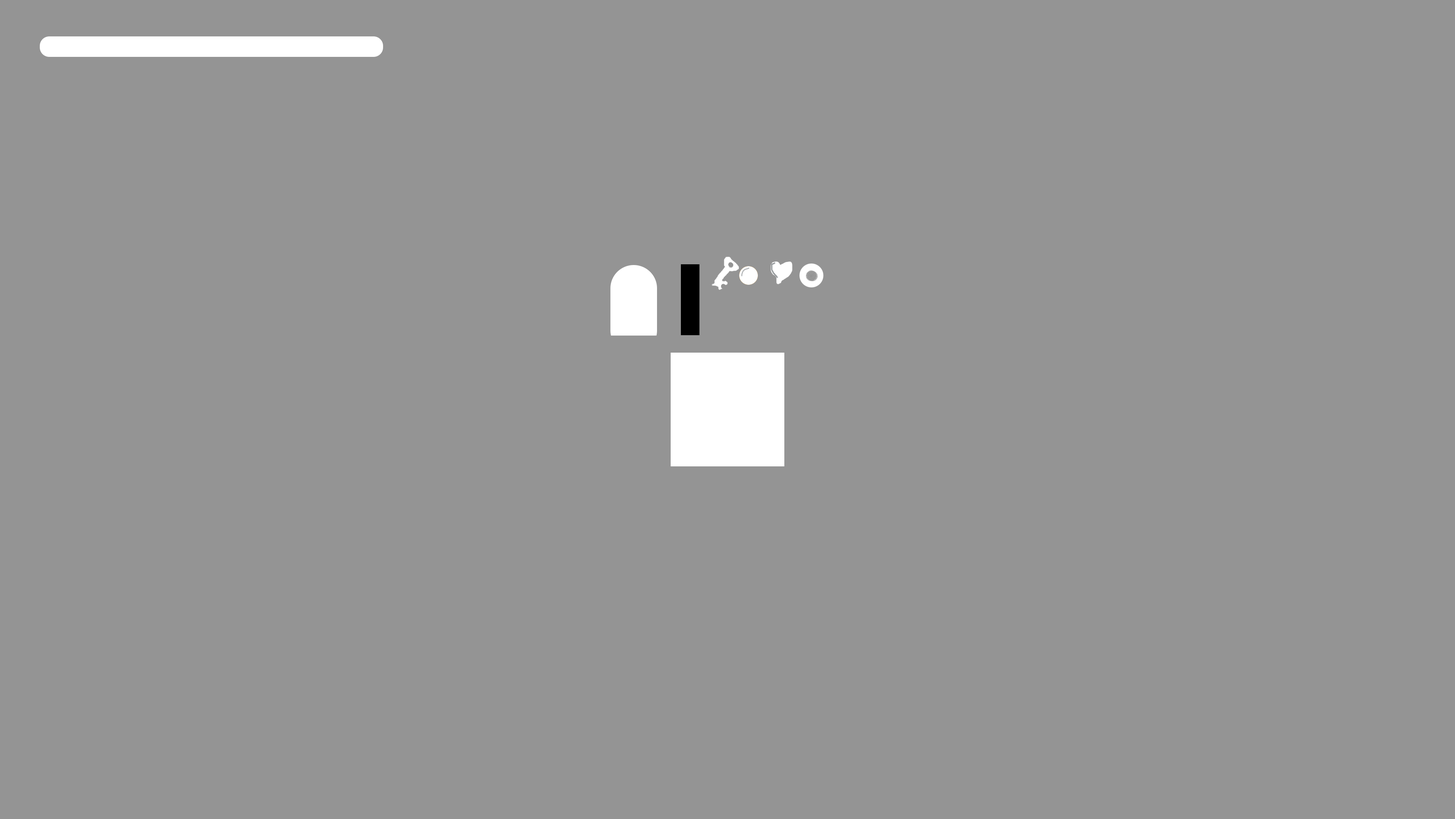
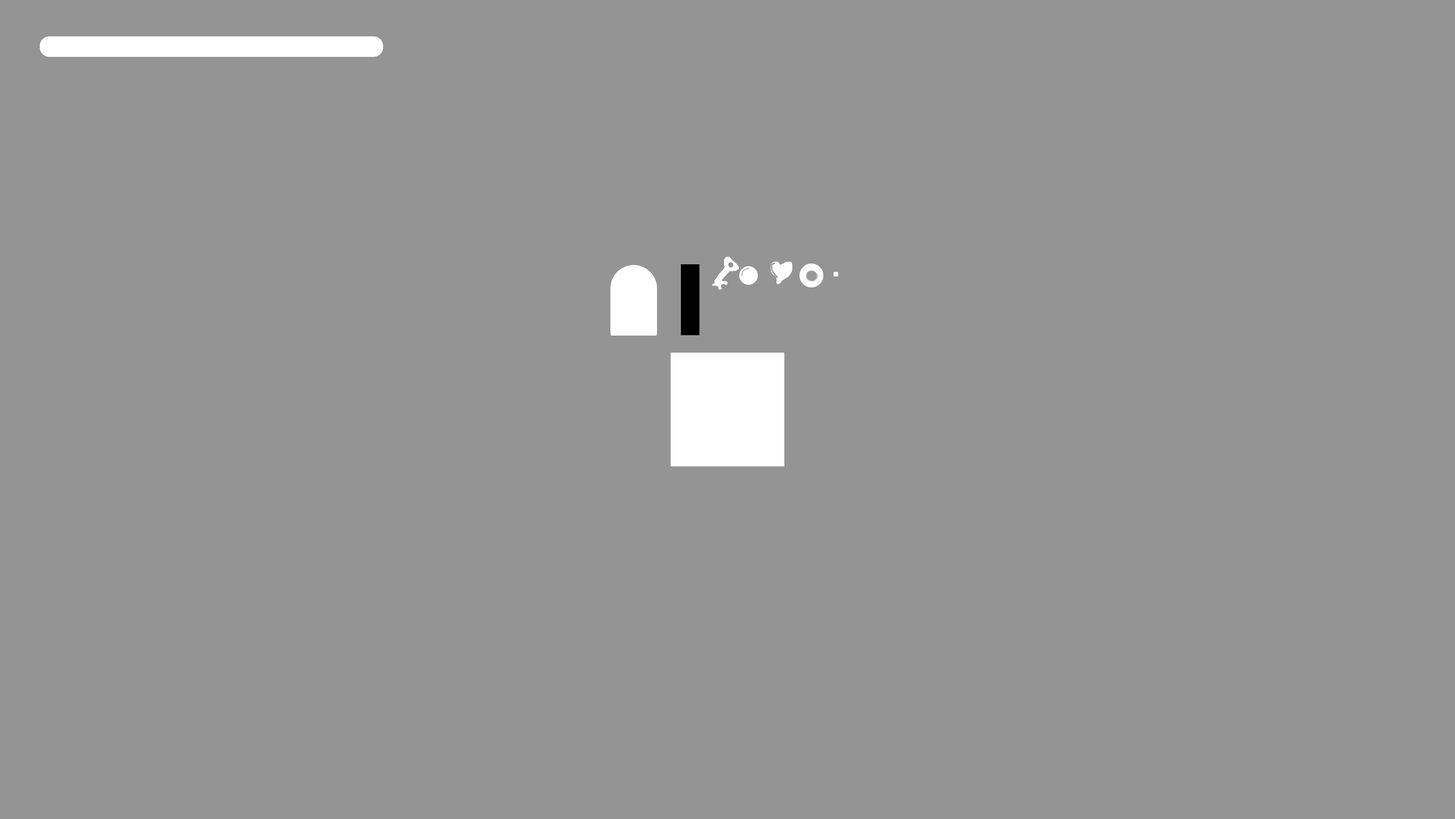
Before/after of a (1455, 819) layered artwork. What changed in the layer stack:
added layer "Pixel" above "enemy" over [833, 271, 839, 277]
